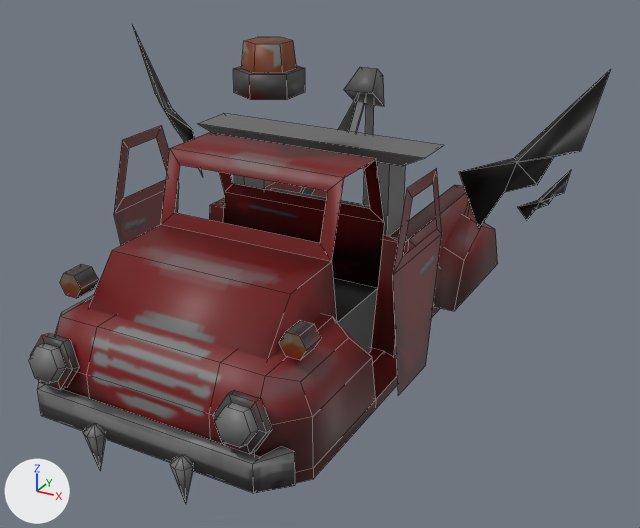
Renders of the Blender file source art/batruck.blend from each side of a commit.
Rendered twice from a 50 mm camera at (1.064, -1.794, 1.114) aimed at (0.084, -0.012, 0.223). Arrows for +X, +Y and +Z are at lower left; the lights stay in place. The picture after the commit comes second. Mesh edges are drawn as thin lines.

The first picture shows 'batruck'.
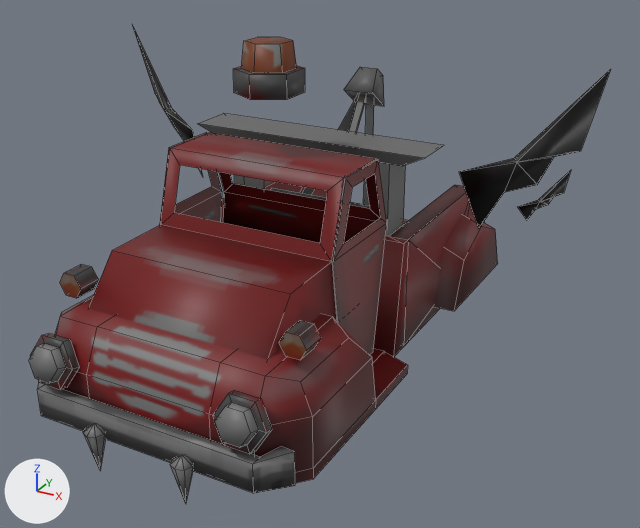
Pixel boxes (x1, y1, x2, y2) of what changed, in the pictures (640 x 528 px):
part 1 of me_batruck, reshaped
    before: (114, 125, 442, 396)
    after: (160, 133, 387, 354)
part 2 of me_batruck, surface changed
    before: (114, 126, 179, 213)
    after: (160, 133, 222, 223)

Edits to the bpy script that builds the scene:
```text
Change me_batruck:
    used by ob_batruck; location = (0.0, 0.0, 0.0)
    verts and faces of me_batruck; kept vertices keep their numbers, new ones are numbered from 447
    before: 168 (0.233, -0.176, 0.018), 169 (0.233, -0.018, 0.018) at pixel (371, 350), 178 (-0.233, -0.176, 0.018), 179 (-0.233, -0.018, 0.018), 188 (0.233, 0.01, 0.181) at pixel (377, 288)
    before: 189 (-0.233, 0.01, 0.181), 190 (0.233, -0.204, 0.181), 191 (-0.233, -0.204, 0.181), 405 (0.384, -0.042, 0.492) at pixel (432, 183), 406 (0.381, -0.018, 0.018) at pixel (425, 365)
    before: 407 (0.382, -0.152, 0.492) at pixel (412, 197), 408 (0.379, -0.176, 0.018) at pixel (398, 395), 409 (0.382, -0.19, 0.372) at pixel (402, 256), 410 (0.384, -0.004, 0.372) at pixel (436, 228), 411 (0.382, 0.038, 0.344) at pixel (441, 233)
    before: 412 (0.381, -0.018, 0.519) at pixel (436, 168), 413 (0.379, -0.176, 0.519) at pixel (406, 188), 414 (0.378, -0.232, 0.344) at pixel (392, 275), 415 (-0.384, -0.042, 0.492) at pixel (156, 137), 416 (-0.381, -0.018, 0.018)
    before: 417 (-0.382, -0.152, 0.492) at pixel (128, 148), 418 (-0.379, -0.176, 0.018), 419 (-0.382, -0.19, 0.372) at pixel (122, 198), 420 (-0.384, -0.004, 0.372), 421 (-0.382, 0.038, 0.344) at pixel (179, 183)
    before: 422 (-0.381, -0.018, 0.519) at pixel (161, 125), 423 (-0.379, -0.176, 0.519) at pixel (122, 140), 424 (-0.378, -0.232, 0.344) at pixel (113, 214)
    remove me_batruck.from_pydata(...)  # 447 vertices, 400 faces; spans x -0.677..0.677, y -0.665..0.68, z -0.067..0.778
    add me_batruck.from_pydata(...)  # 447 vertices, 398 faces; spans x -0.677..0.677, y -0.665..0.68, z -0.067..0.778
    me_batruck part 1
    add delete_faces([(178, 191, 189, 179), (168, 169, 188, 190)])
    add for i in [405, 409, 411]: verts[i] += (-0.143, 0.0, 0.0)
    add for i in [406, 407, 408, 410, 412, 413, 414]: verts[i] += (-0.142, 0.0, 0.0)
    add for i in [415, 419, 421]: verts[i] += (0.143, 0.0, 0.0)
    add for i in [416, 417, 418, 420, 422, 423, 424]: verts[i] += (0.142, 0.0, 0.0)
    me_batruck part 2: 2 kept faces spanning x -0.242..-0.236, y -0.232..0.038, z 0.344..0.519 get new texture (UV) coordinates
```
